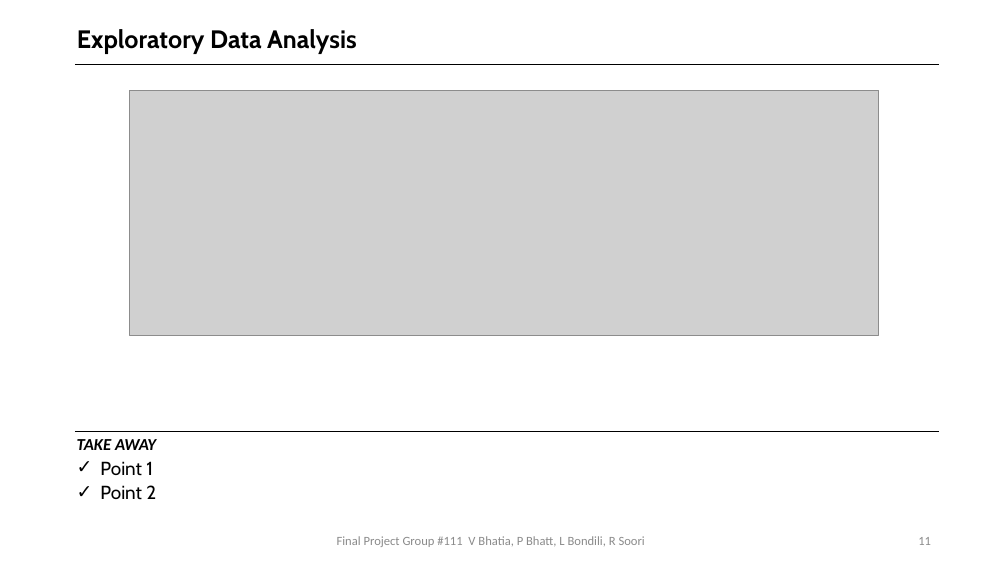
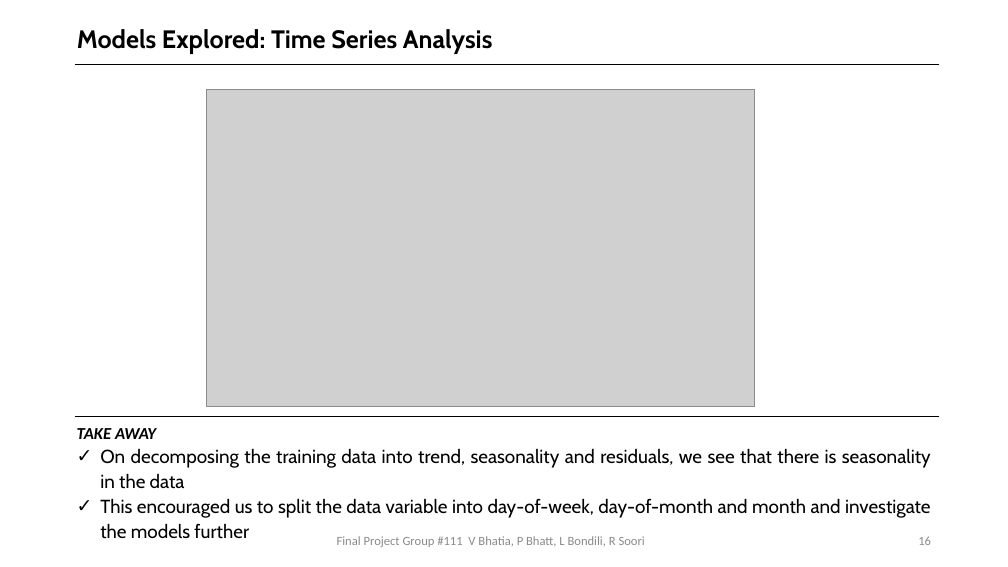
Before and after one commit to bhatiavr/cs109b-final-project-111, a slide deck: slide 16 of docs/Forecasting COVID-19 Cases Using SARS-Cov-2 Titers in Wastewater.pptx (slide 11 before the commit). Drawn at 1008x567 pixels with LibreOffice and Linux fonts; fonts in the diff are those of the drawing; grey boxes stand for pictures. Boxes give left, top, right and bottom in pixels: in the first picture for what was removed or moved away, otherwise in the second. Text is boxed around its words. In the diff, an @@ line names an element or a change of style, - is before the commit and + after.

```diff
--- a/docs/Forecasting COVID-19 Cases Using SARS-Cov-2 Titers in Wastewater.pptx
+++ b/docs/Forecasting COVID-19 Cases Using SARS-Cov-2 Titers in Wastewater.pptx
@@ title at (77, 29, 493, 54): text changed @@
-Exploratory Data Analysis
+Models Explored: Time Series Analysis
@@ picture: place and size @@
-picture at (129, 90, 879, 335)
+picture at (206, 89, 754, 407)
@@ line moved from (75, 432) - (939, 432) to (75, 416) - (939, 416) @@
@@ text removed at (77, 439, 156, 500) @@
-TAKE AWAY
-✓ Point 1
-✓ Point 2
@@ text added at (77, 428, 931, 539), 18 pt, text #000000 @@
+TAKE AWAY
+✓ On decomposing the training data into trend, seasonality and residuals, we see that there is seasonality in the data
+✓ This encouraged us to split the data variable into day-of-week, day-of-month and month and investigate the models further
@@ page number at (918, 536, 931, 545): text changed @@
-11
+16
```
Also in this commit, not shown: 17 other slides changed, 1 slide removed, 1 other file.
